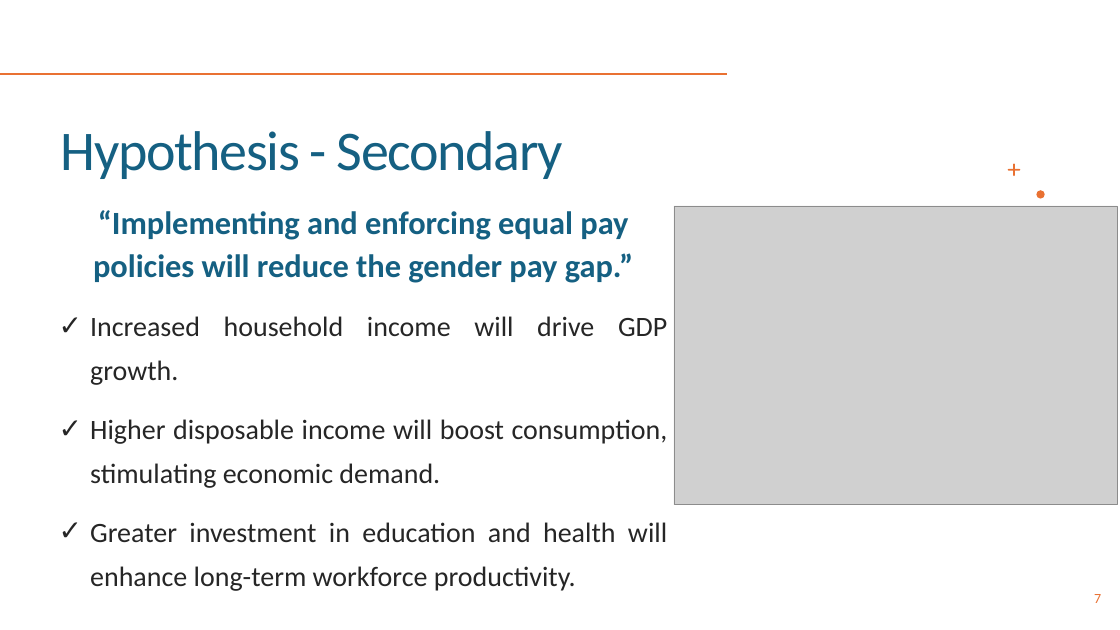
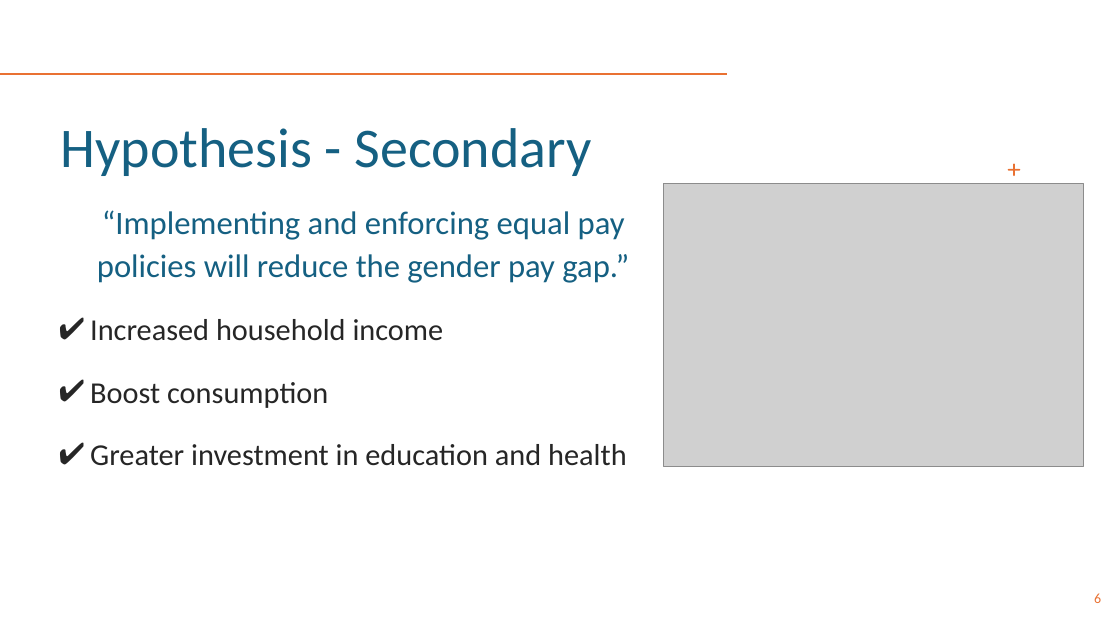
Before and after one commit to PaolaGaray/FirstProject, a slide deck: slide 6 of slides/Team 1_Week3.pptx (slide 7 before the commit). Drawn at 1120x630 pixels with LibreOffice and Linux fonts; fonts in the diff are those of the drawing; grey boxes stand for pictures. Boxes give left, top, right and bottom in pixels: in the first picture for what was removed or moved away, otherwise in the second. Text is boxed around its words. In the diff, an @@ line names an element or a change of style, - is before the commit and + after.

Commit message:
Final Slides

```diff
--- a/slides/Team 1_Week3.pptx
+++ b/slides/Team 1_Week3.pptx
@@ title "Hypothesis - Secondary" at box(61, 128, 592, 176): letter spacing -1.2 to 0 pt @@
@@ picture: place and size @@
-picture at box(674, 206, 1117, 505)
+picture at box(664, 183, 1084, 466)
@@ freeform shape removed at box(1037, 190, 1045, 198) @@
@@ text at box(97, 210, 629, 283): size 27.8 to 28 pt, bold off in "“Implementing and enforcing equal pay policies will ..."; less space between paragraphs @@
@@ text at box(90, 319, 627, 466): text changed; size 24.1 to 26 pt @@
-✓ Increased household income will drive GDP growth.
-✓ Higher disposable income will boost consumption, stimulating economic demand.
-✓ Greater investment in education and health will enhance long-term workforce productivity.
+✔ Increased household income
+✔ Boost consumption
+✔ Greater investment in education and health
@@ page number at box(1094, 593, 1101, 603): text changed @@
-7
+6
```
Also in this commit, not shown: 5 other slides changed, 10 slides added, 12 slides removed, 2 other files.
